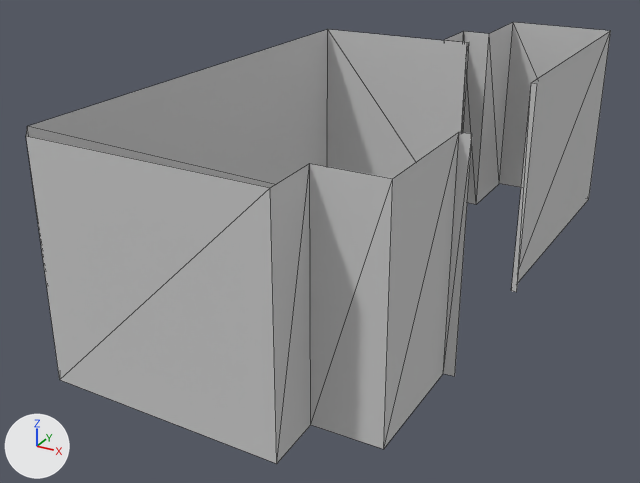
One commit to the COLLADA model worlds/piso/meshes/wall_west.dae: the scene before it, then after it.
Before and after are seen from a 50 mm camera at (-1.23, -6.21, 5.73) aimed at (-6.82, 3.96, 0.64). Every picture has the same lights, and +X, +Y and +Z are marked at lower left. The picture after the commit comes second. Mesh edges are drawn as thin lines. Vertices at exactly the same position are counted once.

Names of what the first picture shows: 'Room'.
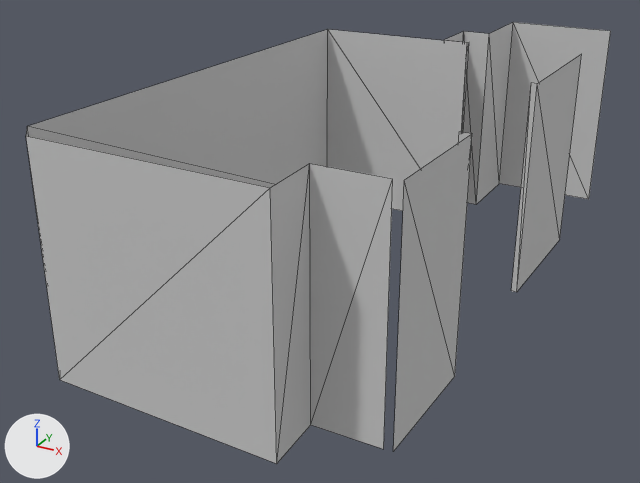
Where the change shows, as pixel boxes (x1, y1, x2, y2) in the pictures (640 x 483 px; the box of a moved part takes in the faces that stretch with it):
part 1 of me_room, moved or reshaped
    before: (384, 31, 611, 448)
    after: (393, 54, 582, 452)

Edits to the bpy script that builds the scene:
```text
Change me_room:
    used by ob_room; location = (0.0, 0.0, 0.0)
    verts and faces of me_room; kept vertices keep their numbers, new ones are numbered from 34
    before: 0 (-4.21, 5.01, 0.0) at pixel (516, 292), 1 (-4.3, 5.02, 0.0) at pixel (511, 290), 2 (-4.3, 5.02, 3.0) at pixel (531, 82), 3 (-4.21, 5.01, 3.0) at pixel (537, 83), 4 (-4.2, 9.23, 0.0) at pixel (588, 199)
    before: 5 (-4.2, 9.23, 3.0) at pixel (610, 30), 28 (-4.33, 0.81, 0.0) at pixel (383, 449), 29 (-4.33, 0.81, 3.0) at pixel (392, 178), 30 (-4.33, 2.5, 0.0) at pixel (443, 373), 31 (-4.33, 2.5, 3.0) at pixel (459, 131)
    before: 32 (-4.18, 2.51, 0.0) at pixel (454, 376), 33 (-4.18, 2.51, 3.0) at pixel (472, 133)
    remove me_room.from_pydata(...)  # 34 vertices, 32 faces; spans x -8.51..-4.18, y 0.07..9.26, z 0.0..3.0
    add me_room.from_pydata(...)  # 38 vertices, 32 faces; spans x -8.51..-4.17, y 0.07..9.26, z 0.0..3.0
    me_room part 1
    add delete_faces([(1, 4, 5), (1, 5, 2), (28, 30, 31), (28, 31, 29)])
    add verts[34] = (-4.17, 7.17, 0.0)  # pixel (559, 239)
    add verts[35] = (-4.17, 7.17, 3.0)  # pixel (581, 53)
    add verts[36] = (-4.22, 0.82, 0.0)  # pixel (393, 451)
    add verts[37] = (-4.22, 0.82, 3.0)  # pixel (404, 180)
    add faces += [(0, 34, 3), (3, 34, 35), (32, 37, 36), (32, 33, 37)]
```
